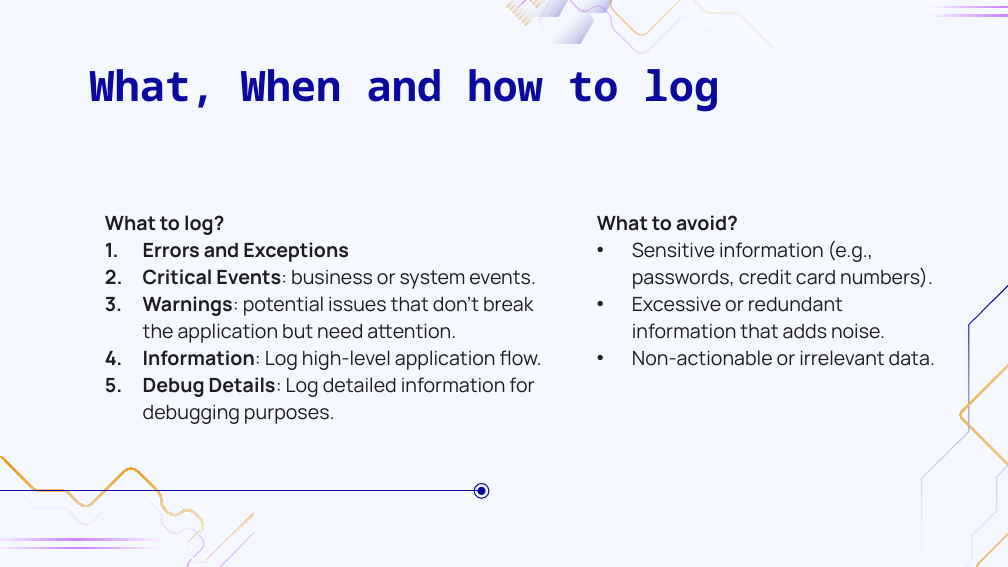
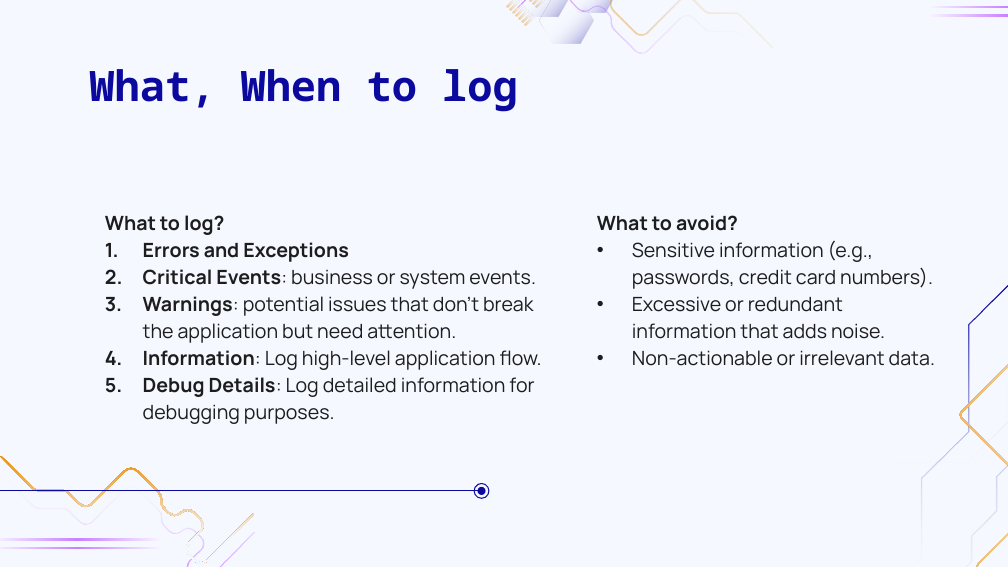
Before and after one commit to eliekhadij-inmind/Logging.Workshop, a slide deck: slide 7 of Workshop Prensentation.pptx. Drawn at 1008x567 pixels with LibreOffice and Linux fonts; fonts in the diff are those of the drawing; background and template pictures are left out. Boxes give left, top, right and bottom in pixels: in the first picture for what was removed or moved away, otherwise in the second. Text is boxed around its words. In the diff, an @@ line names an element or a change of style, - is before the commit and + after.

```diff
--- a/Workshop Prensentation.pptx
+++ b/Workshop Prensentation.pptx
@@ title at (89,69,518,112): text changed @@
-What, When and how to log
+What, When to log
```
Also in this commit, not shown: 3 other slides changed, 9 other files.
